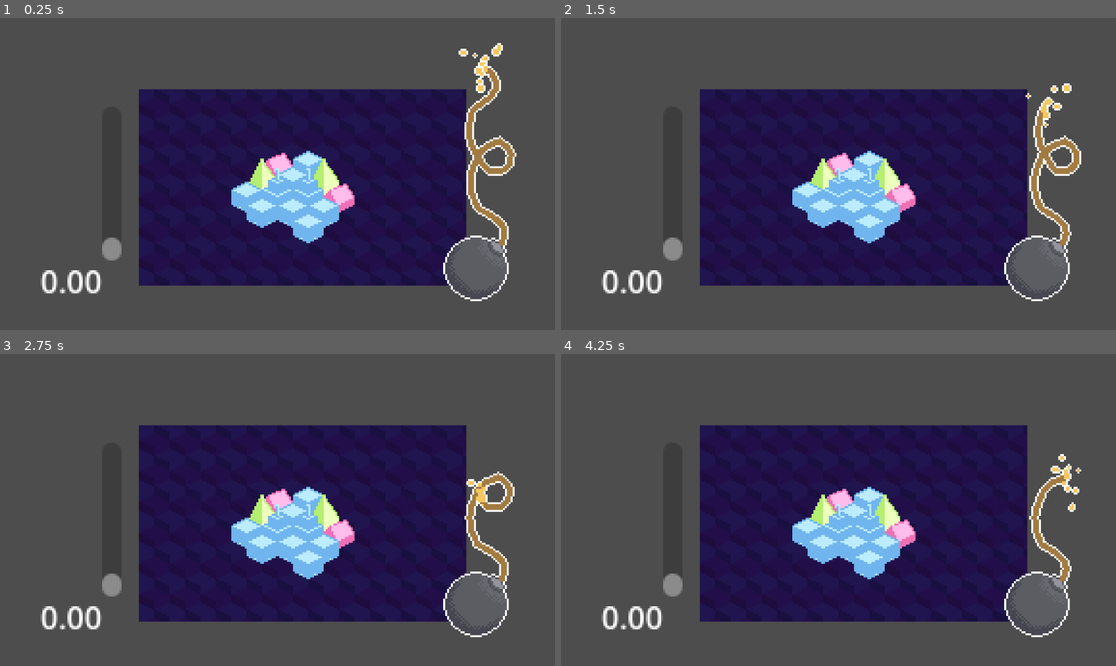
Above: before the commit, frames 1-4 (two rows, left to right).
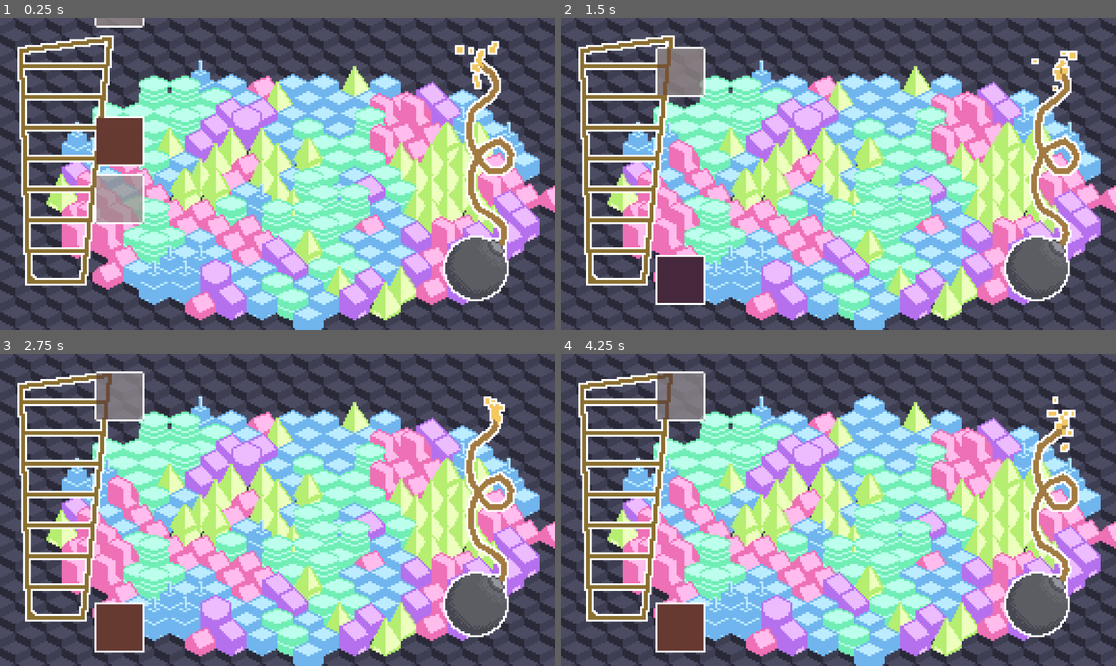
Above: after the commit, the same moments.

Repository: mudziok/destruction
Game: Godot game, scene res://main.tscn
Two runs of this game, one before a commit and one after it. Both use one fixed random seed, a clock stepped at 60 frames per second and the inputs below.
Inputs (mouse positions are in pixels of both pictures, inside the frame that each line leads up to):
- Up to frame 1 (0.25 s): no input
- Up to frame 2 (1.5 s): click (683, 142) at 0.52 s; click (694, 270) at 1.27 s
- Up to frame 3 (2.75 s): click (122, 400) at 2.02 s
- Up to frame 4 (4.25 s): click (694, 625) at 2.77 s; click (683, 397) at 3.52 s

The runs differ from the first frame. In frame 1, 69% of the frame differs, in the area x 0-100%, y 0-100%; in frame 2, 70%; in frame 3, 70%; in frame 4, 71%.

Commit message:
feat: speedy update

Diff:
--- a/bomb.gd
+++ b/bomb.gd
@@ -4,21 +4,36 @@
 
 @onready var fuse = $Fuse
 @onready var spark = $"Fuse/Spark"
+@onready var deadSpark = $"Fuse/DeadSpark"
 
-var speed = 10.0
+var speed = 2.0
 var done = false
+var stopped = false
 var t = 0
+
+func put_out():
+	stopped = true
+	var size = fuse.points.size()
+	deadSpark.position = fuse.points[size - 1]
+	deadSpark.emitting = true
+	spark.emitting = false
+
 func _process(delta: float) -> void:
+
 	t += delta
 	var size = fuse.points.size()
+
+	for i in fuse.points.size():
+		fuse.points[i].x += sin(t * 2.0) * 0.1 * (float(i) / float(size))
+
 	if size == 1:
 		if not done:
 			done = true
 			exploded.emit()
 		return
 
-	for i in fuse.points.size():
-		fuse.points[i].x += sin(t * 2.0) * 0.1 * (float(i) / float(size))
+	if stopped:
+		return
 
 	var current_point = fuse.points[size - 1]
 	var target_point = fuse.points[size - 2]
--- a/game.gd
+++ b/game.gd
@@ -2,10 +2,13 @@
 
 signal round_start
 signal round_won
+signal add_points(points: int, color: int)
+signal use_points(points: int)
+signal change_brush(brush)
+signal use_brush(brush: String, mouse_posiiton: Vector2)
 
 func _on_bomb_timer_timeout():
 	pass
-
 
 func _on_round_manager_start_round(radius: int) -> void:
 	round_start.emit()
@@ -15,3 +18,16 @@
 
 func _on_ui_bomb_timeout() -> void:
 	pass # Replace with function body.
+
+
+func _on_map_add_destruction_points(points: Variant, color: Variant) -> void:
+	add_points.emit(points, color)
+
+func _on_ui_buy_power_up(name: String) -> void:
+	change_brush.emit(name)
+
+func _on_map_use_points(points: int) -> void:
+	use_points.emit(points)
+
+func _on_ui_use_brush(name: String, mouse_position: Vector2) -> void:
+	use_brush.emit(name, mouse_position)
--- a/game.tscn
+++ b/game.tscn
@@ -10,7 +10,6 @@
 [sub_resource type="TileSetAtlasSource" id="TileSetAtlasSource_hkfhx"]
 texture = ExtResource("1_4q1uc")
 texture_region_size = Vector2i(16, 24)
-use_texture_padding = false
 0:0/0 = 0
 1:0/0 = 0
 2:0/0 = 0
@@ -32,10 +31,10 @@
 
 [node name="TextureRect" type="TextureRect" parent="."]
 texture_filter = 1
-offset_left = -72.0
-offset_top = -44.0
-offset_right = 98.0
-offset_bottom = 58.0
+offset_left = -144.0
+offset_top = -96.0
+offset_right = 201.0
+offset_bottom = 130.0
 texture = ExtResource("1_nvdk8")
 stretch_mode = 1
 
@@ -56,35 +55,17 @@
 wait_time = 0.1
 autostart = true
 
-[node name="DestroyTimer" type="Timer" parent="Map"]
-wait_time = 1.5
-one_shot = true
-
 [node name="Gimball" type="Node2D" parent="."]
 script = ExtResource("4_drhe8")
 
 [node name="Camera2D" type="Camera2D" parent="Gimball"]
 
-[node name="Label2" type="Label" parent="Gimball"]
-offset_left = -123.0
-offset_top = 44.0
-offset_right = -83.0
-offset_bottom = 67.0
-text = "0:00
-"
-
-[node name="DestructionPoints" type="ProgressBar" parent="Gimball"]
-offset_left = -91.0
-offset_top = -35.0
-offset_right = -81.0
-offset_bottom = 45.0
-value = 10.0
-fill_mode = 3
-show_percentage = false
-
+[connection signal="change_brush" from="." to="Map" method="_on_game_change_brush"]
+[connection signal="use_brush" from="." to="Map" method="_on_game_use_brush"]
 [connection signal="round_won" from="RoundManager" to="." method="_on_round_manager_round_won"]
 [connection signal="start_round" from="RoundManager" to="." method="_on_round_manager_start_round"]
 [connection signal="start_round" from="RoundManager" to="Map" method="_on_round_manager_start_round"]
+[connection signal="add_destruction_points" from="Map" to="." method="_on_map_add_destruction_points"]
 [connection signal="map_cleared" from="Map" to="RoundManager" method="_on_map_map_cleared"]
+[connection signal="use_points" from="Map" to="." method="_on_map_use_points"]
 [connection signal="timeout" from="Map/Timer" to="Map" method="_on_timer_timeout"]
-[connection signal="timeout" from="Map/DestroyTimer" to="Map" method="_on_destroy_timer_timeout"]
--- a/gimball.gd
+++ b/gimball.gd
@@ -1,10 +1,13 @@
 extends Node2D
 
-var destination = Vector2.ZERO
-
-func _input(event: InputEvent) -> void:
-	if event is InputEventMouseMotion and Input.is_action_pressed("rmb"):
-		destination -= event.relative
+var destination = position
+var last_mouse = Vector2.ZERO
 
 func _process(delta: float) -> void:
-	position = lerp(position, destination, 0.5)
+	position = lerp(position, Vector2(round(destination.x), round((destination.y))), delta * 20.0)
+
+	if Input.is_action_pressed("rmb"):
+		var difference = get_viewport().get_mouse_position() - last_mouse
+		destination -= difference
+
+	last_mouse = get_viewport().get_mouse_position()
--- a/main.tscn
+++ b/main.tscn
@@ -38,16 +38,22 @@
 offset_right = 40.0
 offset_bottom = 40.0
 scale = Vector2(4, 4)
-mouse_filter = 2
+mouse_filter = 0
+mouse_force_pass_scroll_events = false
 
 [node name="SubViewport" type="SubViewport" parent="UIViewport"]
 transparent_bg = true
 handle_input_locally = false
+canvas_item_default_texture_filter = 0
 size = Vector2i(288, 162)
 render_target_update_mode = 4
 
 [node name="UI" parent="UIViewport/SubViewport" instance=ExtResource("2_r0cj6")]
 
+[connection signal="add_points" from="SubViewportContainer/SubViewport/Game" to="UIViewport/SubViewport/UI" method="_on_game_add_points"]
 [connection signal="round_start" from="SubViewportContainer/SubViewport/Game" to="UIViewport/SubViewport/UI" method="_on_game_round_start"]
 [connection signal="round_won" from="SubViewportContainer/SubViewport/Game" to="UIViewport/SubViewport/UI" method="_on_game_round_won"]
+[connection signal="use_points" from="SubViewportContainer/SubViewport/Game" to="UIViewport/SubViewport/UI" method="_on_game_use_points"]
 [connection signal="bomb_timeout" from="UIViewport/SubViewport/UI" to="SubViewportContainer/SubViewport/Game" method="_on_ui_bomb_timeout"]
+[connection signal="buy_power_up" from="UIViewport/SubViewport/UI" to="SubViewportContainer/SubViewport/Game" method="_on_ui_buy_power_up"]
+[connection signal="use_brush" from="UIViewport/SubViewport/UI" to="SubViewportContainer/SubViewport/Game" method="_on_ui_use_brush"]
--- a/project.godot
+++ b/project.godot
@@ -37,3 +37,4 @@
 
 renderer/rendering_method="gl_compatibility"
 renderer/rendering_method.mobile="gl_compatibility"
+environment/defaults/default_clear_color=Color(0.0616173, 0.088263, 0.111664, 1)
--- a/round_manager.gd
+++ b/round_manager.gd
@@ -5,7 +5,7 @@
 signal start_round(radius: int)
 signal round_won
 
-var current_radius = 2.0
+var current_radius = 8.0
 
 # Called when the node enters the scene tree for the first time.
 func _ready() -> void:
--- /dev/null
+++ b/scenes/bars.gdshader
@@ -0,0 +1,9 @@
+shader_type canvas_item;
+uniform sampler2D mask;
+uniform float scale_y = 1.0;
+
+void fragment() {
+	vec4 col = texture(TEXTURE, vec2(UV.x, (1.0 - UV.y) * (fract(scale_y) + 1.0)));
+	float mask_a = texture(mask, UV.xy).a;
+	COLOR = vec4(col.rgb, col.a * mask_a);
+}
--- a/scenes/bomb.tscn
+++ b/scenes/bomb.tscn
@@ -26,3 +26,19 @@
 initial_velocity_max = 155.27
 scale_amount_max = 3.0
 color = Color(0.954249, 0.786772, 0.386104, 1)
+
+[node name="DeadSpark" type="CPUParticles2D" parent="Fuse"]
+position = Vector2(-11, -95)
+emitting = false
+amount = 32
+one_shot = true
+explosiveness = 0.6
+randomness = 0.27
+direction = Vector2(0, -1)
+spread = 35.48
+gravity = Vector2(0, 200)
+initial_velocity_min = 22.29
+initial_velocity_max = 67.8
+scale_amount_min = 2.0
+scale_amount_max = 4.0
+color = Color(0.176419, 0.176419, 0.176419, 1)
--- /dev/null
+++ b/scenes/destruction_points.gd
@@ -0,0 +1,26 @@
+extends TextureProgressBar
+
+
+var destination_value = 0.0
+
+func _ready() -> void:
+	pass
+
+var scale_y = 1.0
+
+func _process(delta: float) -> void:
+	if destination_value < value:
+		value = destination_value
+	else:
+		value = lerp(value, destination_value, delta * 2.0)
+	scale_y = (max_value / 100.0)
+	if $Bars.material:
+		$Bars.material.set_shader_parameter('scale_y', scale_y)
+
+func add_points(points: int, color: int) -> void:
+	destination_value += points
+	if destination_value > max_value:
+		max_value = destination_value
+
+func remove_points(points: int) -> void:
+	destination_value -= points
--- /dev/null
+++ b/scenes/power_up.gd
@@ -0,0 +1,30 @@
+extends TextureButton
+
+@onready var progress_bar = $"../../DestructionPoints"
+@export var cost = 50
+@export var wait_time = 1.0
+
+var is_purchasable = false
+var is_on_cooldown = false
+
+func can_demolish():
+	return is_purchasable and not is_on_cooldown
+
+func use():
+	is_on_cooldown = true
+	$Timer.wait_time = wait_time
+	$Timer.start()
+
+func _process(delta: float) -> void:
+	var max_value = progress_bar.max_value
+	var value = progress_bar.destination_value
+
+	is_purchasable = value + 1 > cost
+	if material:
+		material.set_shader_parameter('cooldown', 1.0 - $Timer.time_left / wait_time)
+		material.set_shader_parameter('gray_out', 0.0 if is_purchasable else 0.5)
+
+	position.y = lerp(position.y, (1.0 - cost/max_value) * 120.0, delta * 2.0)
+
+func _on_timer_timeout() -> void:
+	is_on_cooldown = false
--- /dev/null
+++ b/scenes/progress_bar.gdshader
@@ -0,0 +1,14 @@
+shader_type canvas_item;
+
+void vertex() {
+	// Called for every vertex the material is visible on.
+}
+
+void fragment() {
+	// Called for every pixel the material is visible on.
+}
+
+//void light() {
+	// Called for every pixel for every light affecting the CanvasItem.
+	// Uncomment to replace the default light processing function with this one.
+//}
--- /dev/null
+++ b/scenes/progress_fluid.gdshader
@@ -0,0 +1,51 @@
+//shader_type canvas_item;
+//uniform sampler2D mask;
+//
+//void fragment() {
+	//vec4 col = texture(TEXTURE, UV.xy);
+	//float mask_a = texture(mask, UV.xy).a;
+	//COLOR = vec4(col.rgb, mask_a);
+//}
+
+// 2D liquid inside 'sphere' shader.
+
+// Original Author: Mirza Beig
+// Godot Implementation: RuverQ
+
+// https://twitter.com/TheMirzaBeig
+// https://www.youtube.com/@MirzaBeig
+
+// https://twitter.com/RuverQuack
+
+// Feel free troveto use this however you want.
+// Modify, learn from it, copy-paste, etc...
+
+// Original Shadertoy: https://www.shadertoy.com/view/Ds3BRN
+
+shader_type canvas_item;
+
+uniform float progress: hint_range(0.0, 1.0) = 0.5;
+uniform vec4 bg_color: source_color;
+uniform vec4 wave_1_color: source_color;
+uniform vec4 wave_2_color: source_color;
+uniform float wave_1_speed = -1.0;
+uniform float wave_2_speed = 1.0;
+uniform sampler2D mask;
+
+vec4 wave( vec2 uv, vec4 wave_color, float level, float freq, float amp, float sin_shift, float speed ){
+	float sinus = sin( (uv.x + sin_shift + TIME * speed) * freq) * amp;
+	float shifted_level = ( 1.0 + 2.0 * amp ) * level - amp; //shift to completely hide or fill
+	float treshold = step( 1.0 - sinus - shifted_level, uv.y);
+	return wave_color * treshold;
+}
+
+void fragment() {
+
+	vec4 wave1 = wave(UV, wave_1_color, progress, 2.5, 0.1, 0.0, wave_1_speed);
+	vec4 wave2 = wave(UV, wave_2_color, progress, 2.0, 0.05, 0.7785*TIME, wave_2_speed);
+
+	vec4 combined_waves = mix(wave1, wave2, wave2.a);
+	vec3 col = mix( bg_color, combined_waves, combined_waves.a ).rgb;
+	float mask_a = texture(mask, UV.xy).a;
+	COLOR = vec4(col.rgb, mask_a);
+}
--- /dev/null
+++ b/scenes/shop_item.gdshader
@@ -0,0 +1,8 @@
+shader_type canvas_item;
+uniform float cooldown = 0.5;
+uniform float gray_out = 0.0;
+
+void fragment() {
+	vec4 col = texture(TEXTURE, UV.xy);
+	COLOR = vec4(col.rgb, max(0.0, step(UV.y, cooldown) - gray_out));
+}
--- /dev/null
+++ b/scenes/shop_item.tscn
@@ -0,0 +1,28 @@
+[gd_scene load_steps=6 format=3 uid="uid://e3cvdedjjmx"]
+
+[ext_resource type="Shader" path="res://scenes/shop_item.gdshader" id="1_h6e3w"]
+[ext_resource type="Script" path="res://scenes/power_up.gd" id="2_au26n"]
+[ext_resource type="Texture2D" uid="uid://cojndhgwl6dsf" path="res://sprites/shop_item.png" id="2_nb60v"]
+[ext_resource type="Texture2D" uid="uid://d0pswgivi6mr" path="res://sprites/shop_item_toggled.png" id="3_mumri"]
+
+[sub_resource type="ShaderMaterial" id="ShaderMaterial_71sgw"]
+resource_local_to_scene = true
+shader = ExtResource("1_h6e3w")
+shader_parameter/cooldown = 1.0
+shader_parameter/gray_out = 0.0
+
+[node name="Bulldozer" type="TextureButton"]
+material = SubResource("ShaderMaterial_71sgw")
+offset_right = 24.0
+offset_bottom = 24.0
+toggle_mode = true
+texture_normal = ExtResource("2_nb60v")
+texture_pressed = ExtResource("3_mumri")
+script = ExtResource("2_au26n")
+cost = 0
+
+[node name="Timer" type="Timer" parent="."]
+wait_time = 1.5
+one_shot = true
+
+[connection signal="timeout" from="Timer" to="." method="_on_timer_timeout"]
--- a/scenes/ui.gd
+++ b/scenes/ui.gd
@@ -3,22 +3,69 @@
 var bomb_scene = preload("res://scenes/bomb.tscn")
 
 signal bomb_timeout
+signal buy_power_up(name: String)
+signal use_brush(name: String, mouse_position: Vector2)
+
+var brush = 'none'
+
+@onready var brushes = {
+	'bulldozer': $DestructionPoints/Bulldozer,
+	'meteorite': $DestructionPoints/Meteorite,
+	'cross': $DestructionPoints/Cross
+}
 
 func start_fuse():
 	var bomb = bomb_scene.instantiate()
 	$BombSlot.add_child(bomb)
 	bomb.connect("exploded", bomb_exploded)
 
-func put_out_fuse():
-	pass
-
 func bomb_exploded():
 	bomb_timeout.emit()
 
 func _on_game_round_start() -> void:
 	start_fuse()
-	print("start")
 
 func _on_game_round_won() -> void:
-	put_out_fuse()
+	$BombSlot.get_child(0).put_out()
+
+	await get_tree().create_timer(2.0).timeout
 	$BombSlot.get_child(0).queue_free()
+
+func _on_game_add_points(points: int, color: int) -> void:
+	$DestructionPoints.add_points(points, color)
+
+func _on_game_use_points(points: int) -> void:
+	brushes[brush].use()
+	$DestructionPoints.remove_points(brushes[brush].cost)
+
+func _unhandled_input(event: InputEvent) -> void:
+	if Input.is_action_just_pressed("lmb"):
+		if brushes.has(brush) and brushes[brush].can_demolish():
+			var mouse_position = get_local_mouse_position()
+			use_brush.emit(brush, mouse_position)
+
+func _process(_delta):
+	var cursor = brush
+	if brushes.has(brush) and not brushes[brush].can_demolish():
+		cursor = 'none'
+
+func untoggle_all(mask: String):
+	for b in brushes:
+		if b != mask:
+			brushes[b].button_pressed = false
+
+func _on_bulldozer_toggled(toggled_on: bool) -> void:
+	if toggled_on:
+		untoggle_all('bulldozer')
+		brush = 'bulldozer'
+
+func _on_meteorite_toggled(toggled_on: bool) -> void:
+	if toggled_on:
+		untoggle_all('meteorite')
+		brush = 'meteorite'
+
+
+func _on_cross_toggled(toggled_on: bool) -> void:
+	if toggled_on:
+		untoggle_all('cross')
+		brush = 'cross'
--- a/scenes/ui.tscn
+++ b/scenes/ui.tscn
@@ -1,9 +1,113 @@
-[gd_scene load_steps=2 format=3 uid="uid://cfmytruokew5u"]
+[gd_scene load_steps=17 format=3 uid="uid://cfmytruokew5u"]
 
 [ext_resource type="Script" path="res://scenes/ui.gd" id="1_66jpf"]
+[ext_resource type="Texture2D" uid="uid://ldsw7bpmogg3" path="res://sprites/pink_palette.png" id="2_a6t12"]
+[ext_resource type="Script" path="res://scenes/destruction_points.gd" id="2_cvb26"]
+[ext_resource type="Shader" path="res://scenes/shop_item.gdshader" id="3_0hply"]
+[ext_resource type="PackedScene" uid="uid://e3cvdedjjmx" path="res://scenes/shop_item.tscn" id="3_ykfnh"]
+[ext_resource type="Shader" path="res://scenes/progress_fluid.gdshader" id="6_0guhv"]
+[ext_resource type="Shader" path="res://scenes/bars.gdshader" id="6_g8p46"]
+[ext_resource type="Texture2D" uid="uid://dtwx2j4jxfy85" path="res://sprites/bars.png" id="6_jayf1"]
+[ext_resource type="Texture2D" uid="uid://blfo102oxqyll" path="res://sprites/bar_stretch.png" id="6_rjcay"]
+[ext_resource type="Texture2D" uid="uid://gquwaw4xrwwj" path="res://sprites/bar_stretch-fluidt.png" id="7_mv6vh"]
+
+[sub_resource type="ShaderMaterial" id="ShaderMaterial_ine8p"]
+shader = ExtResource("6_0guhv")
+shader_parameter/progress = 0.261
+shader_parameter/bg_color = null
+shader_parameter/wave_1_color = Color(0.92, 0.2576, 0.46736, 1)
+shader_parameter/wave_2_color = Color(0.87002, 0.649101, 0.72619, 1)
+shader_parameter/wave_1_speed = -1.0
+shader_parameter/wave_2_speed = 1.0
+shader_parameter/mask = ExtResource("7_mv6vh")
+
+[sub_resource type="ShaderMaterial" id="ShaderMaterial_v188h"]
+shader = ExtResource("6_g8p46")
+shader_parameter/scale_y = 1.0
+shader_parameter/mask = ExtResource("7_mv6vh")
+
+[sub_resource type="ShaderMaterial" id="ShaderMaterial_h1hyp"]
+
+[sub_resource type="ShaderMaterial" id="ShaderMaterial_dmpgd"]
+resource_local_to_scene = true
+shader = ExtResource("3_0hply")
+shader_parameter/cooldown = 1.0
+shader_parameter/gray_out = 0.0
+
+[sub_resource type="ShaderMaterial" id="ShaderMaterial_8onra"]
+resource_local_to_scene = true
+shader = ExtResource("3_0hply")
+shader_parameter/cooldown = 1.0
+shader_parameter/gray_out = 0.0
+
+[sub_resource type="ShaderMaterial" id="ShaderMaterial_d6hgf"]
+resource_local_to_scene = true
+shader = ExtResource("3_0hply")
+shader_parameter/cooldown = 1.0
+shader_parameter/gray_out = 0.0
 
 [node name="UI" type="Node2D"]
 script = ExtResource("1_66jpf")
 
 [node name="BombSlot" type="Node2D" parent="."]
 position = Vector2(247, 130)
+
+[node name="Shop" type="Node2D" parent="."]
+
+[node name="DestructionPoints" type="TextureProgressBar" parent="."]
+material = SubResource("ShaderMaterial_ine8p")
+offset_left = 10.0
+offset_top = 10.0
+offset_right = 58.0
+offset_bottom = 138.0
+value = 100.0
+allow_greater = true
+allow_lesser = true
+fill_mode = 3
+nine_patch_stretch = true
+texture_progress = ExtResource("2_a6t12")
+script = ExtResource("2_cvb26")
+
+[node name="Bars" type="Sprite2D" parent="DestructionPoints"]
+texture_filter = 1
+texture_repeat = 2
+material = SubResource("ShaderMaterial_v188h")
+texture = ExtResource("6_jayf1")
+centered = false
+
+[node name="BarStretch" type="Sprite2D" parent="DestructionPoints"]
+material = SubResource("ShaderMaterial_h1hyp")
+texture = ExtResource("6_rjcay")
+centered = false
+
+[node name="Cross" parent="DestructionPoints" instance=ExtResource("3_ykfnh")]
+material = SubResource("ShaderMaterial_dmpgd")
+layout_mode = 0
+offset_left = 40.0
+offset_top = -10.0
+offset_right = 76.0
+offset_bottom = 14.0
+cost = 150
+wait_time = 3.0
+
+[node name="Meteorite" parent="DestructionPoints" instance=ExtResource("3_ykfnh")]
+material = SubResource("ShaderMaterial_8onra")
+layout_mode = 0
+offset_left = 40.0
+offset_top = 120.0
+offset_right = 64.0
+offset_bottom = 144.0
+cost = 100
+wait_time = 2.0
+
+[node name="Bulldozer" parent="DestructionPoints" instance=ExtResource("3_ykfnh")]
+material = SubResource("ShaderMaterial_d6hgf")
+layout_mode = 0
+offset_left = 40.0
+offset_top = -10.0
+offset_right = 76.0
+offset_bottom = 14.0
+
+[connection signal="toggled" from="DestructionPoints/Cross" to="." method="_on_cross_toggled"]
+[connection signal="toggled" from="DestructionPoints/Meteorite" to="." method="_on_meteorite_toggled"]
+[connection signal="toggled" from="DestructionPoints/Bulldozer" to="." method="_on_bulldozer_toggled"]
--- a/tile_map_layer.gd
+++ b/tile_map_layer.gd
@@ -2,8 +2,11 @@
 
 signal map_cleared()
 signal add_destruction_points(points, color)
+signal use_points(points: int)
 
 var explosion_scene = preload("res://scenes/explosion.tscn")
+var brush = 'bulldozer'
+var points = 0
 
 func get_points_in_radius(center: Vector2i, radius: float) -> Array:
 	var points_in_radius = []
@@ -83,15 +86,20 @@
 	]
 	return surrounding_cells
 
+func get_cross(cell: Vector2i):
+	var cells = []
+	for x in range(-5, 5):
+		cells.append(Vector2i(cell.x + x, cell.y))
+	for y in range(-5, 5):
+		cells.append(Vector2i(cell.x, cell.y + y))
+	return cells
 
-func get_surroundings_of_color(starting_cell: Vector2i):
-	var queue = [starting_cell]
+func get_surroundings_of_color(starting_cells: Array):
+	var queue = starting_cells.duplicate()
 	var visited_levels = []
-	var visited_cells = [starting_cell]
+	var visited_cells = starting_cells.duplicate()
 	var currently_visited_level = []
 	currently_visited_level.append_array(queue)
-
-	var starting_atlas_coords = get_cell_atlas_coords(starting_cell)
 
 	while queue.size() > 0:
 		var level_size = queue.size()
@@ -115,42 +123,6 @@
 var can_destroy = true
 var is_destroying = false
 
-func _input(event: InputEvent) -> void:
-	if Input.is_action_just_pressed("lmb") and can_destroy:
-		var mouse_position = get_local_mouse_position()
-		var removed_cell = local_to_map(mouse_position)
-
-		if get_cell_atlas_coords(removed_cell).x == -1:
-			return
-
-		can_destroy = false
-		$DestroyTimer.wait_time = 1.5
-		$DestroyTimer.start()
-
-		var groups = get_surroundings_of_color(removed_cell)
-
-		is_destroying = true
-
-		for group in groups:
-			await get_tree().process_frame
-			await get_tree().process_frame
-			await get_tree().process_frame
-			await get_tree().process_frame
-			await get_tree().process_frame
-			for cell in group:
-				var explosion = explosion_scene.instantiate()
-				var color = get_cell_atlas_coords(cell).x
-				if color != -1:
-					add_child(explosion)
-					explosion.position = map_to_local(cell)
-					explosion.set_palette(color)
-					erase_cell(cell)
-		is_destroying = false
-		check_empty_map()
-
-func _process(delta: float) -> void:
-	$"../Gimball/Label2".text = "%.02f" % $DestroyTimer.time_left
-
 func _on_timer_timeout() -> void:
 	for i in range(5):
 		grow()
@@ -158,5 +130,48 @@
 func _on_round_manager_start_round(radius: int) -> void:
 	generate_city(radius)
 
-func _on_destroy_timer_timeout() -> void:
-	can_destroy = true
+func _on_game_change_brush(new_brush: Variant) -> void:
+	print(new_brush)
+	brush = new_brush
+
+
+func _on_game_use_brush(brush: String, mouse_posiiton: Vector2) -> void:
+	var mouse_position = get_local_mouse_position()
+	var removed_cell = local_to_map(mouse_position)
+
+	if get_cell_atlas_coords(removed_cell).x == -1:
+		return
+
+	can_destroy = false
+
+	var groups = []
+	if brush == 'bulldozer':
+		groups = get_surroundings_of_color([removed_cell])
+	elif brush == 'meteorite':
+		groups = get_surroundings_of_color(get_surrounding_cells_full(removed_cell))
+	elif brush == 'cross':
+		groups = get_surroundings_of_color(get_cross(removed_cell))
+
+	use_points.emit(1)
+
+	is_destroying = true
+
+	for group in groups:
+		await get_tree().process_frame
+		await get_tree().process_frame
+		await get_tree().process_frame
+		await get_tree().process_frame
+		await get_tree().process_frame
+
+		for cell in group:
+			var explosion = explosion_scene.instantiate()
+			var color = get_cell_atlas_coords(cell).x
+			add_destruction_points.emit(1.0, color)
+			points += 1.0
+			if color != -1:
+				add_child(explosion)
+				explosion.position = map_to_local(cell)
+				explosion.set_palette(color)
+				erase_cell(cell)
+	is_destroying = false
+	check_empty_map()
--- a/ui.gdshader
+++ b/ui.gdshader
@@ -11,6 +11,10 @@
 	alpha += texture(TEXTURE, UV + vec2(size.x, 0)).a;
 	alpha += texture(TEXTURE, UV + vec2(0, size.y)).a;
 	alpha += texture(TEXTURE, UV + vec2(0, -size.y)).a;
+	alpha += texture(TEXTURE, UV + vec2(-size.x, -size.y)).a;
+	alpha += texture(TEXTURE, UV + vec2(size.x, -size.y)).a;
+	alpha += texture(TEXTURE, UV + vec2(-size.x, size.y)).a;
+	alpha += texture(TEXTURE, UV + vec2(size.x, size.y)).a;
 	alpha = min(alpha, 1.0);
 
 	COLOR = mix(color, outline_color, alpha - color.a);
Binary file added: sprites/bar_stretch-fluidt.png
Not shown, added: sprites/bar_stretch-fluidt.png.import
Binary file added: sprites/bar_stretch.png
Not shown, added: sprites/bar_stretch.png.import
Binary file added: sprites/bars.png
Not shown, added: sprites/bars.png.import
Binary file changed: sprites/bg.png
Binary file added: sprites/shop_item.png
Not shown, added: sprites/shop_item.png.import
Binary file added: sprites/shop_item_toggled.png
Not shown, added: sprites/shop_item_toggled.png.import
